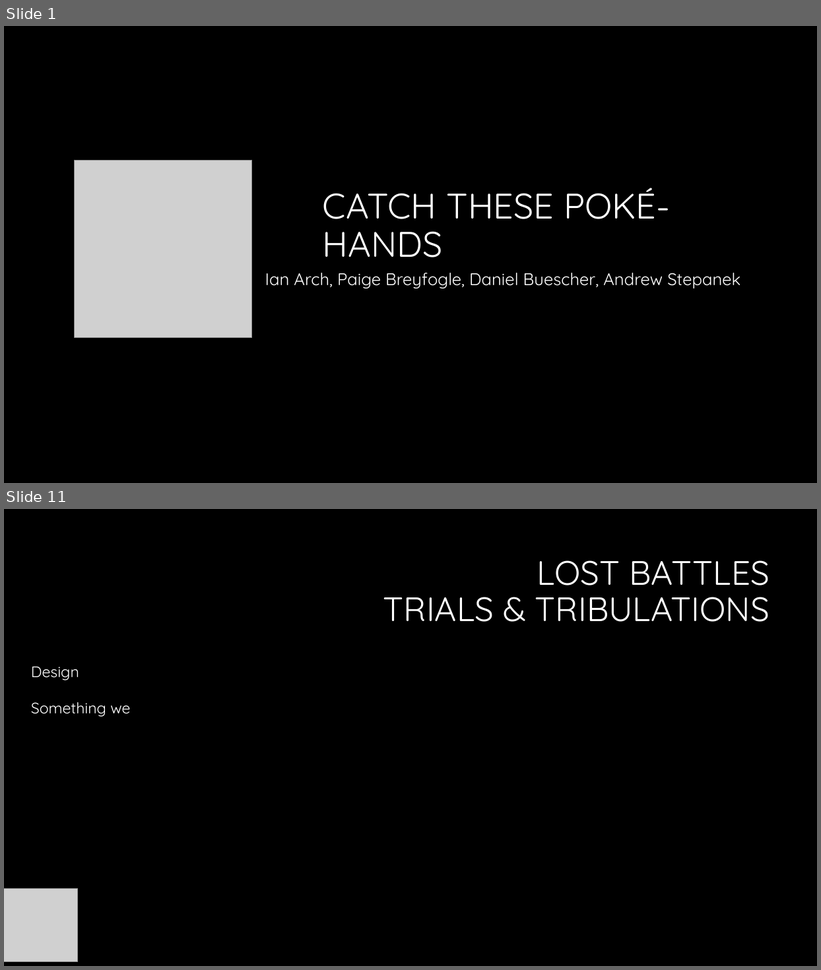
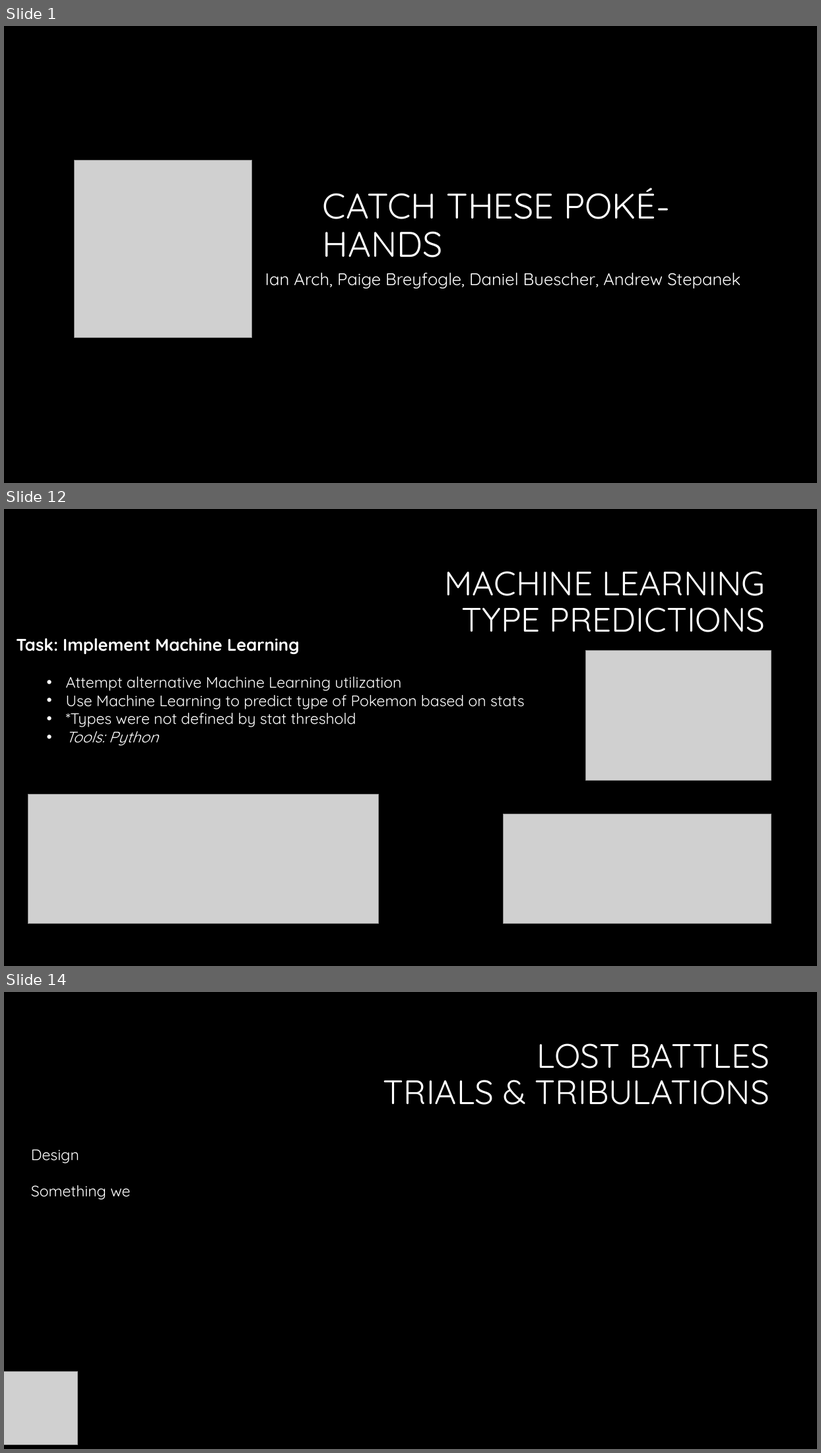
Before and after one commit to Dbuescher8/Final-Project, a slide deck: Final Presentation.pptx. Shown one above the other, each under a label of ours: slides 1 and 11 before the commit, slides 1, 12 and 14 after it; the slides between them are not shown. The pictures are 821x970 and 821x1453 pixels, drawn with LibreOffice and Linux fonts; fonts in the diff are those of the drawing; grey boxes stand for pictures; background and template pictures are left out. Boxes give left, top, right and bottom in pixels: in the first picture for what was removed or moved away, otherwise in the second. Text is boxed around its words. In the diff, an @@ line names an element or a change of style, - is before the commit and + after.

```diff
--- a/Final Presentation.pptx
+++ b/Final Presentation.pptx
@@ slide 12 added at <box>4,509,817,966</box>, background #000000 @@
@@ title added at <box>444,571,766,632</box>, 40 pt, text #FFFFFF @@
+MACHINE LEARNING
+TYPE PREDICTIONS
@@ text added at <box>16,638,525,746</box>, 18 pt, text #FFFFFF @@
+  Task: Implement Machine Learning
+    • Attempt alternative Machine Learning utilization
+    • Use Machine Learning to predict type of Pokemon based on stats
+    • *Types were not defined by stat threshold
+    • Tools: Python
@@ picture added at <box>586,651,772,781</box> @@
@@ picture added at <box>28,795,378,924</box> @@
@@ picture added at <box>504,814,772,924</box> @@
@@ what was slide 11 is now slide 14 @@
```
Also in this commit, not shown: 3 slides changed, 8 other slides added, 6 slides removed, 1 other file.
